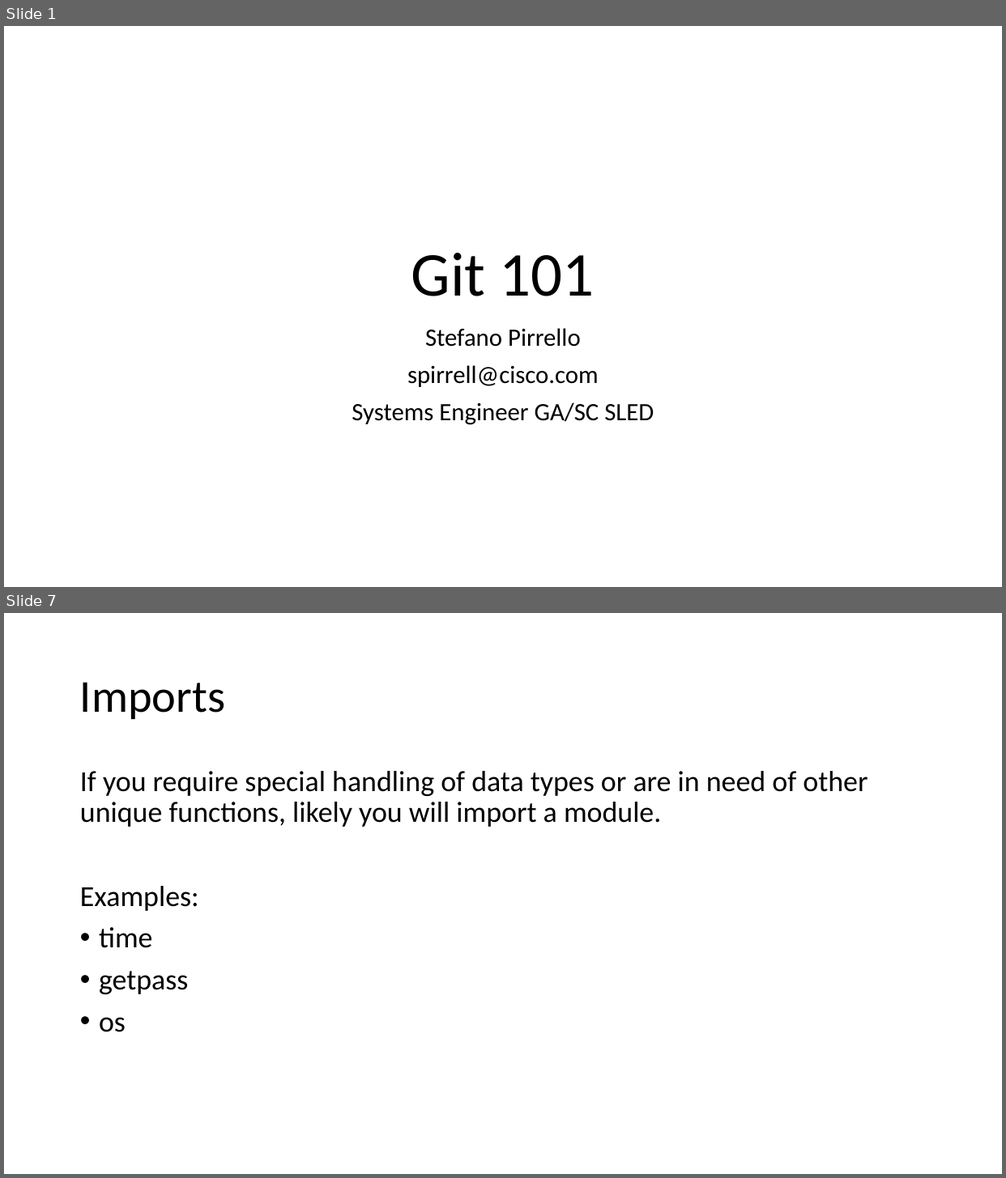
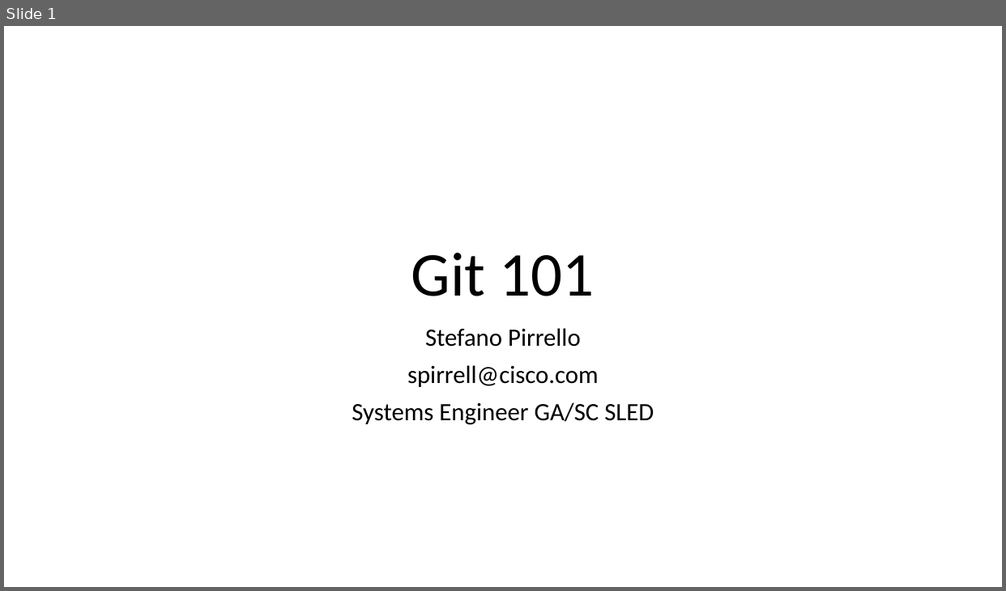
Before and after one commit to spirrello/devshow, a slide deck: Git101.pptx. Shown one above the other, each under a label of ours: slides 1 and 7 before the commit, slide 1 after it; the slides between them are not shown. The pictures are 1006x1178 and 1006x591 pixels, drawn with LibreOffice and Linux fonts; fonts in the diff are those of the drawing. Boxes give left, top, right and bottom in pixels: in the first picture for what was removed or moved away, otherwise in the second. Text is boxed around its words. In the diff, an @@ line names an element or a change of style, - is before the commit and + after.

```diff
--- a/Git101.pptx
+++ b/Git101.pptx
@@ slide 7 removed at (4, 613, 1002, 1174), background #FFFFFF @@
@@ title removed at (80, 682, 225, 719) @@
-Imports
@@ text removed at (80, 771, 867, 1033) @@
-If you require special handling of data types or are in need of other unique functions, likely you will import a module.
-Examples:
-• time
-• getpass
-• os
```
Also in this commit, not shown: 2 slides changed, 4 slides added, 4 other slides removed, 1 other file.
